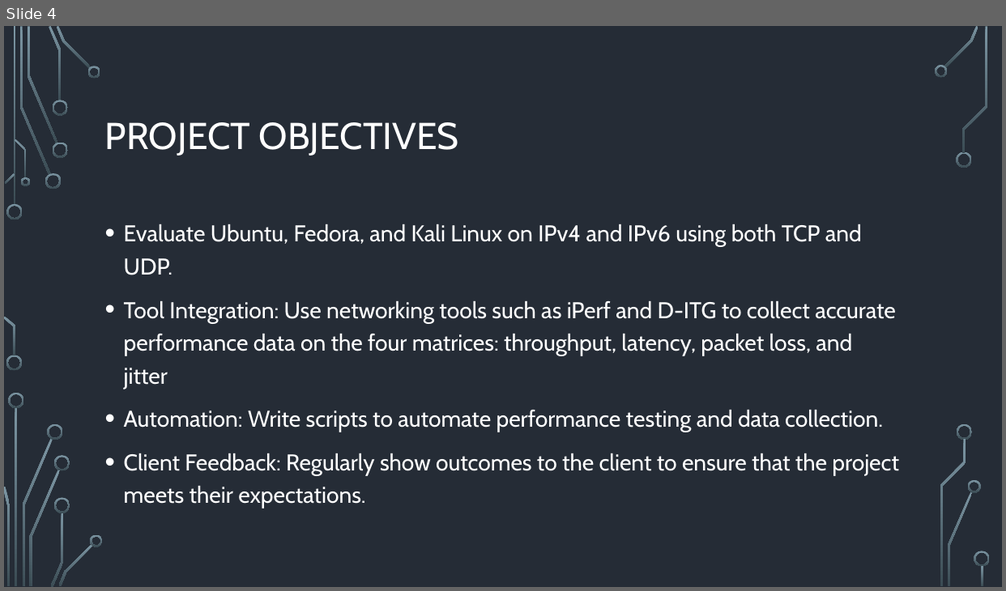
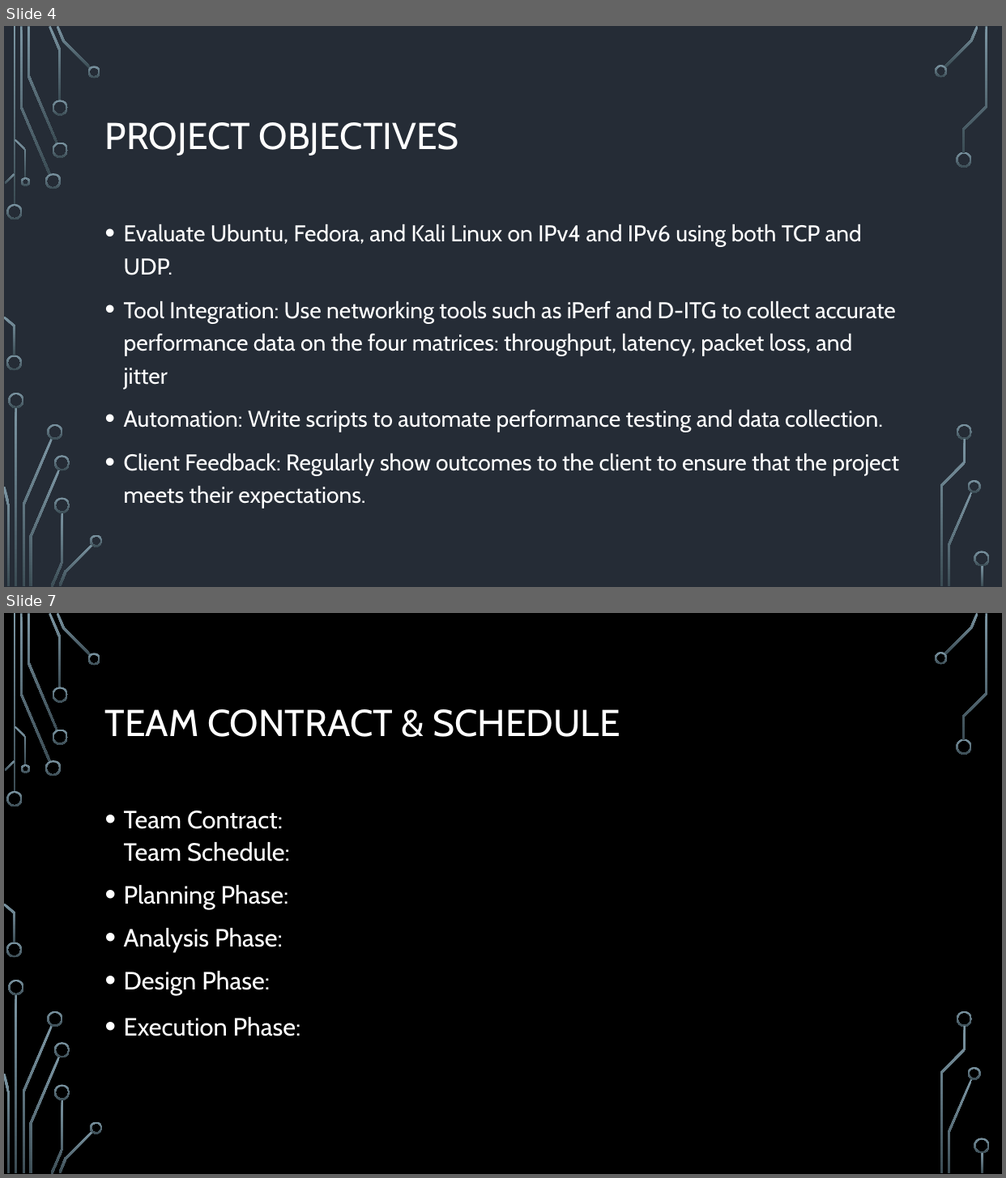
Before and after one commit to Linux-Network-Performance-Evaluation/Portfolio, a slide deck: 02-Planning-and-Control/Proposal/Proposal-Presentation/Version-History/First Draft Powerpoint.pptx. Shown one above the other, each under a label of ours: slide 4 before the commit, slides 4 and 7 after it; the slides between them are not shown. The pictures are 1006x591 and 1006x1178 pixels, drawn with LibreOffice and Linux fonts; fonts in the diff are those of the drawing; background and template pictures are left out. Boxes give left, top, right and bottom in pixels: in the first picture for what was removed or moved away, otherwise in the second. Text is boxed around its words. In the diff, an @@ line names an element or a change of style, - is before the commit and + after.

```diff
--- a/02-Planning-and-Control/Proposal/Proposal-Presentation/Version-History/First Draft Powerpoint.pptx
+++ b/02-Planning-and-Control/Proposal/Proposal-Presentation/Version-History/First Draft Powerpoint.pptx
@@ slide 7 added at (4, 613, 1002, 1174), background picture (left out); not listed: 36 template elements that a slide beside it also shows @@
@@ title added at (105, 709, 620, 737), 36 pt, text #FFFFFF @@
+TEAM CONTRACT & SCHEDULE
@@ text added at (124, 811, 301, 1037), 24 pt, text #FFFFFF @@
+• Team Contract:
+  Team Schedule:
+• Planning Phase:
+• Analysis Phase:
+• Design Phase:
+• Execution Phase:
```
Also in this commit, not shown: 5 slides changed, 4 other slides added, 11 slides removed, 8 other files.
